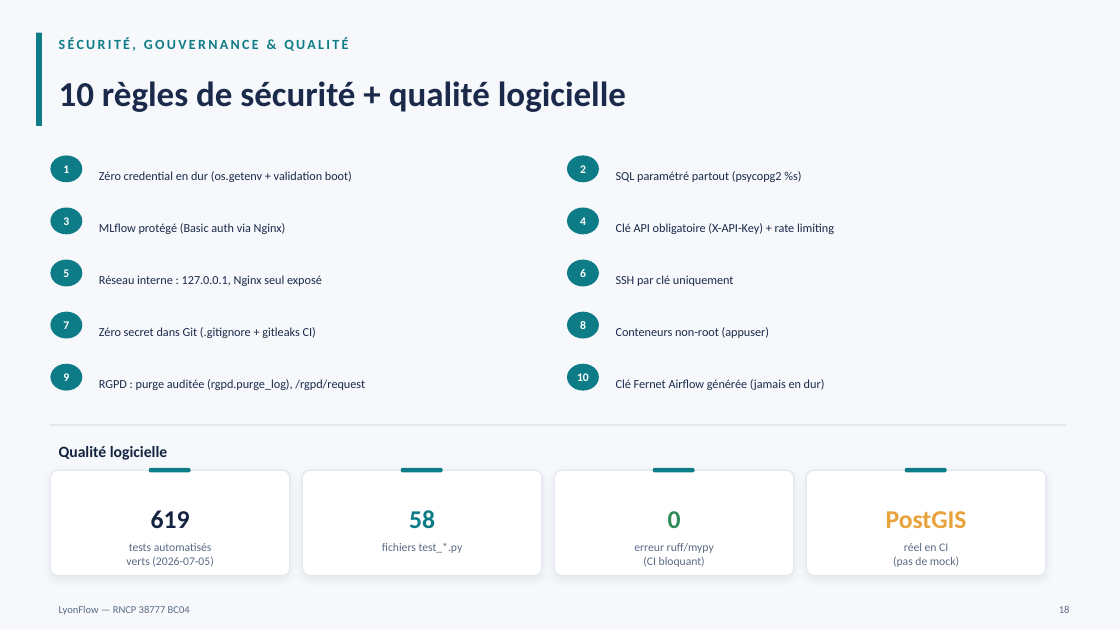
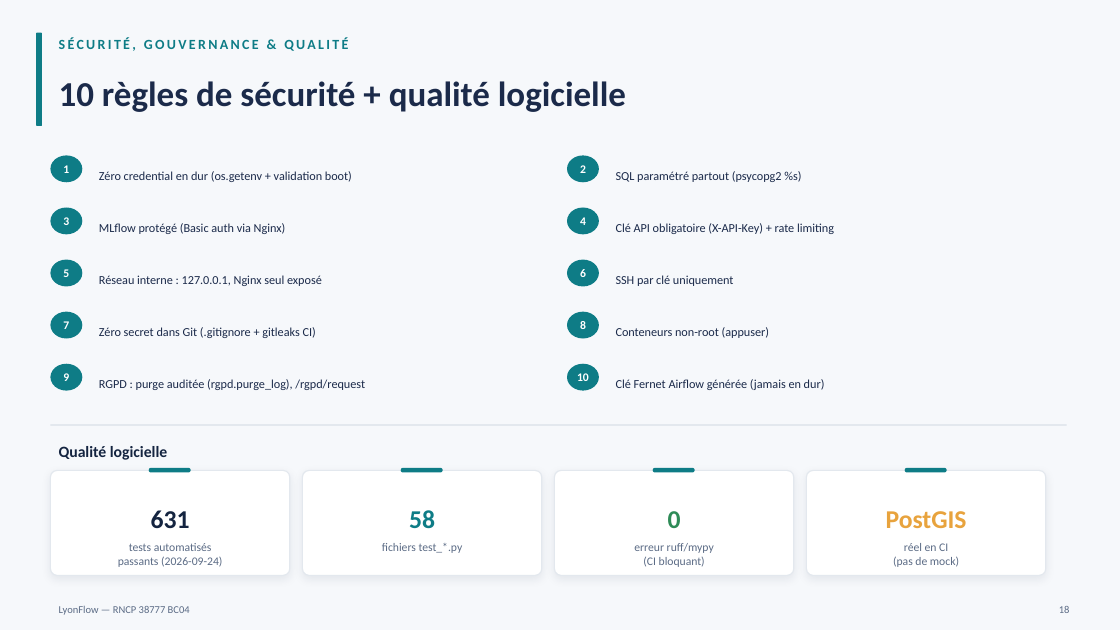
Before and after one commit to PDUCLOS/lyonflowfull, a slide deck: slide 18 of présentation/LyonFlow_Bloc4_Soutenance_v2.pptx. Drawn at 1120x630 pixels with LibreOffice and Linux fonts; fonts in the diff are those of the drawing. Boxes give left, top, right and bottom in pixels: in the first picture for what was removed or moved away, otherwise in the second. Text is boxed around its words. In the diff, an @@ line names an element or a change of style, - is before the commit and + after.

```diff
--- a/présentation/LyonFlow_Bloc4_Soutenance_v2.pptx
+++ b/présentation/LyonFlow_Bloc4_Soutenance_v2.pptx
@@ text at box(151, 510, 190, 528): text changed @@
-619
+631
@@ text at box(118, 556, 222, 567): text changed @@
-verts (2026-07-05)
+passants (2026-09-24)
```
Also in this commit, not shown: 6 other slides changed, 8 other files.
